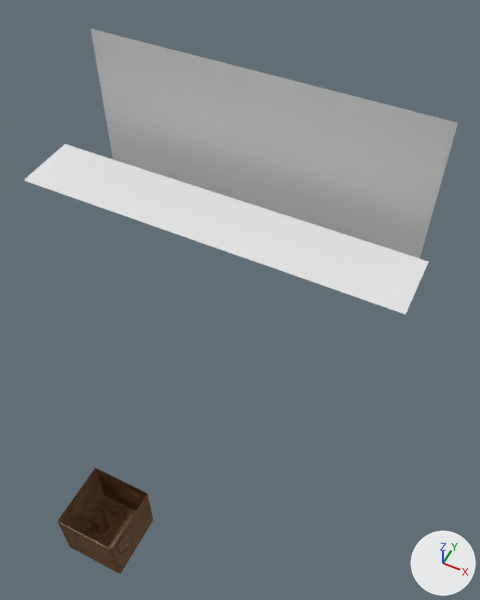
What one commit did to the Blender file blender/kitchen/kitchen.blend.
Rendered twice from a 50 mm lens placed at (11.6, -20.9, 21.5), pointed at (3.3, -4.4, 0.8). Every picture has the same lights, and +X, +Y and +Z are marked at lower right.

Before the edit, the objects in view are built like this:
```python
me_cube_002 = bpy.data.meshes.new('Cube.002')
me_cube_002.from_pydata(...)  # 337 vertices, 304 faces; spans x -1.0..1.0, y -1.05..1.0, z 0.0..2.1
me_cube_002.materials.append(mat_material_001)
me_plane = bpy.data.meshes.new('Plane')
me_plane.from_pydata([(-0.5, -0.5, 0.0), (0.5, -0.5, 0.0), (-0.5, 0.5, 0.0), (0.5, 0.5, 0.0)], [], [(0, 1, 3, 2)])
me_plane.materials.append(mat_conveyormaterial)  # its picture is missing
me_plane_001 = bpy.data.meshes.new('Plane.001')
me_plane_001.from_pydata([(-1.0, -1.0, 0.0), (1.0, -1.0, 0.0), (-1.0, 1.0, 0.0), (1.0, 1.0, 0.0)], [], [(0, 1, 3, 2)])
me_plane_001.materials.append(mat_videowallmaterial)  # its picture is missing
ob_conveyorplane = bpy.data.objects.new('ConveyorPlane', me_plane)
ob_conveyorplane.location = (-0.34, 0.11, 0.32)
ob_conveyorplane.scale = (20.0, 3.5, 1.0)
ob_unit0 = bpy.data.objects.new('Unit0', me_cube_002)
ob_unit0.location = (3.67, -14.69, -0.54)
ob_videowall = bpy.data.objects.new('VideoWall', me_plane_001)
ob_videowall.location = (0.0, 4.0, 1.0)
ob_videowall.rotation_euler = (1.571, 3.142, 0.0)  # degrees (90, 180, 0)
ob_videowall.scale = (-9.02, -5.08, -0.0047)
ob_videowall.visible_shadow = False
```
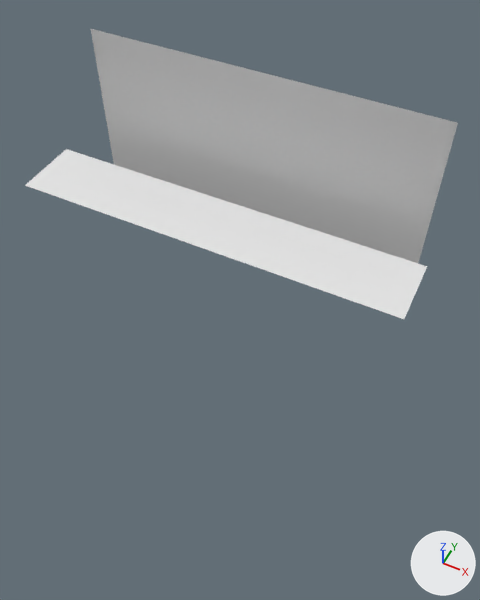
Changed parts and their boxes [x1, y1, x2, y2] in the pictures (480 x 600 px):
'ConveyorPlane', moved: before [24, 144, 429, 314]; after [25, 149, 427, 319]
'Unit0', deleted: before [58, 468, 153, 573]

What changed in the scene script:
```text
Change ob_conveyorplane:
    ob_conveyorplane.location: (-0.34, 0.11, 0.32) -> (-0.34, 0.11, 0.0)
Remove ob_unit0:
    ob_unit0 = bpy.data.objects.new('Unit0', me_cube_002)
    ob_unit0.location = (3.67, -14.69, -0.54)
```
